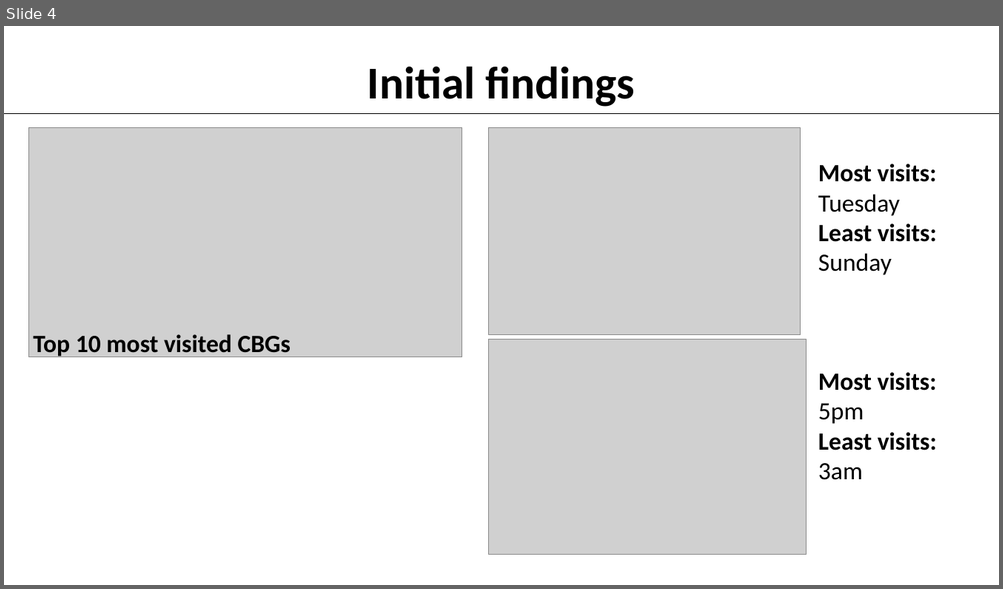
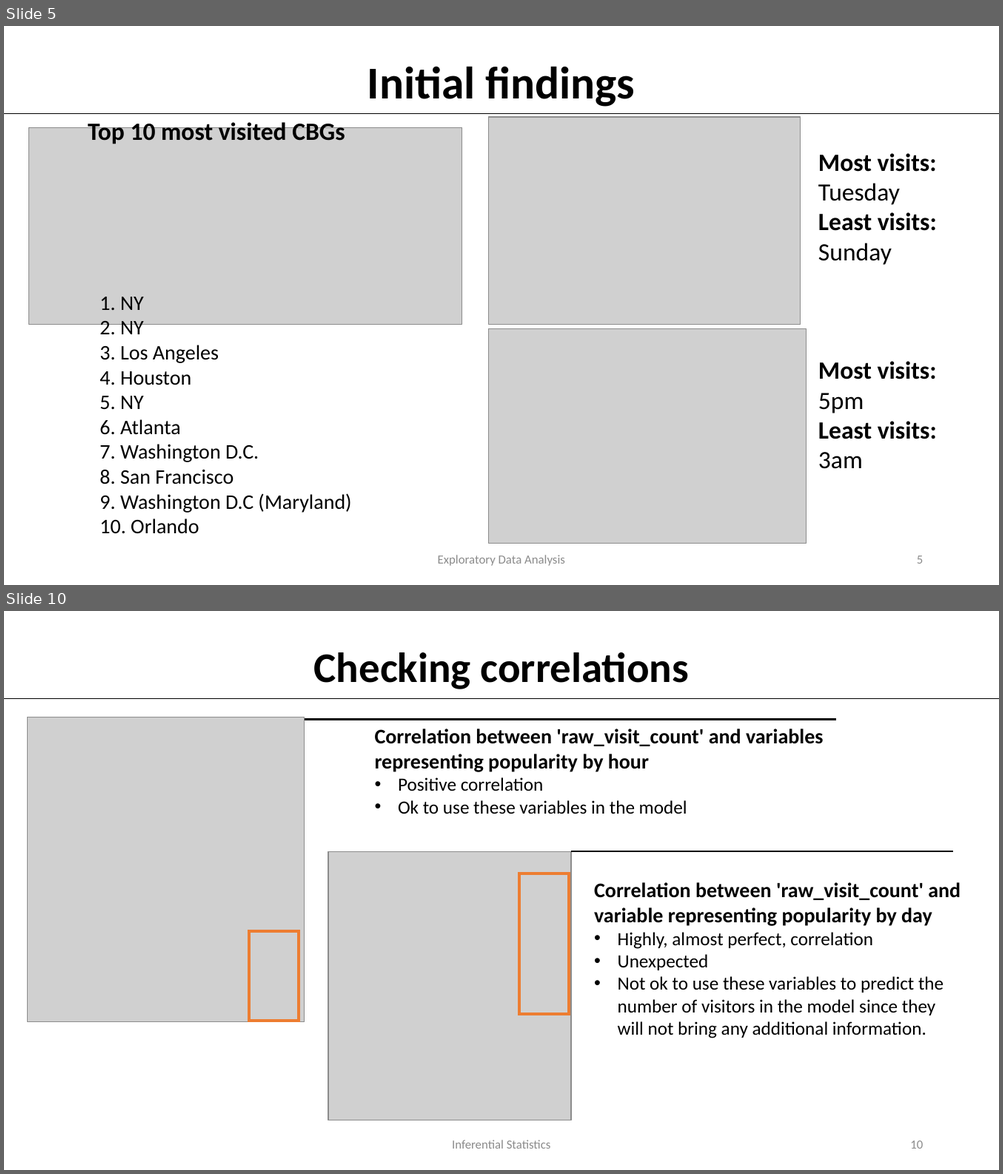
Before and after one commit to Crosita/Capstone-Project-1, a slide deck: Capstone Project 1- presentation.pptx. Shown one above the other, each under a label of ours: slide 4 before the commit, slides 5 and 10 after it; the slides between them are not shown. The pictures are 1003x589 and 1003x1174 pixels, drawn with LibreOffice and Linux fonts; fonts in the diff are those of the drawing; grey boxes stand for pictures; background and template pictures are left out. Boxes give left, top, right and bottom in pixels: in the first picture for what was removed or moved away, otherwise in the second. Text is boxed around its words. In the diff, an @@ line names an element or a change of style, - is before the commit and + after.

```diff
--- a/Capstone Project 1- presentation.pptx
+++ b/Capstone Project 1- presentation.pptx
@@ slide 10 added at bbox=[4, 611, 999, 1170], background picture (left out) @@
@@ text added at bbox=[314, 652, 688, 689], 40.7 pt, text #000000, bold @@
+Checking correlations
@@ line added from (4, 699) to (999, 699), #000000 0.5 pt @@
@@ picture added at bbox=[28, 717, 304, 1022] @@
@@ line added from (304, 719) to (836, 719), #000000 1.5 pt @@
@@ text added at bbox=[375, 729, 823, 815], 20 pt, text #000000, bold @@
+Correlation between 'raw_visit_count' and variables representing popularity by hour
+• Positive correlation
+• Ok to use these variables in the model
@@ picture added at bbox=[329, 852, 571, 1121] @@
@@ line added from (571, 852) to (953, 852), #000000 1.5 pt @@
@@ rectangle added at bbox=[520, 874, 569, 1014], outline #ED7D31 3 pt @@
@@ text added at bbox=[594, 883, 960, 1039], 18 pt, text #000000 @@
+Correlation between 'raw_visit_count' and variable representing popularity by day
+• Highly, almost perfect, correlation
+• Unexpected
+• Not ok to use these variables to predict the number of visitors in the model since they will not bring any additional information.
@@ rectangle added at bbox=[250, 931, 299, 1022], outline #ED7D31 3 pt @@
@@ text added at bbox=[452, 1140, 551, 1149], 12 pt, text #8C8C8C @@
+Inferential Statistics
@@ page number added at bbox=[910, 1141, 922, 1149], 12 pt, text #8C8C8C @@
+10
@@ what was slide 4 is now slide 5 @@
@@ slide 5 changed as well @@
@@ text "Top 10 most visited CBGs": place and size @@
-text "Top 10 most visited CBGs" at bbox=[33, 335, 290, 358]
+text "Top 10 most visited CBGs" at bbox=[88, 120, 344, 144]
@@ picture: place and size @@
-picture at bbox=[29, 128, 462, 358]
+picture at bbox=[29, 128, 462, 324]
@@ 2 pictures, 2 texts: place and size @@
-2 pictures, 2 texts at bbox=[489, 128, 936, 554]
+2 pictures, 2 texts at bbox=[489, 117, 936, 544]
@@ text added at bbox=[99, 297, 351, 534], 20 pt, text #000000 @@
+1. NY
+2. NY
+3. Los Angeles
+4. Houston
+5. NY
+6. Atlanta
+7. Washington D.C.
+8. San Francisco
+9. Washington D.C (Maryland)
+10. Orlando
@@ text added at bbox=[438, 555, 565, 566], 12 pt, text #8C8C8C @@
+Exploratory Data Analysis
@@ page number added at bbox=[916, 556, 922, 564], 12 pt, text #8C8C8C @@
+5
```
Also in this commit, not shown: 5 other slides changed, 5 other slides added.
